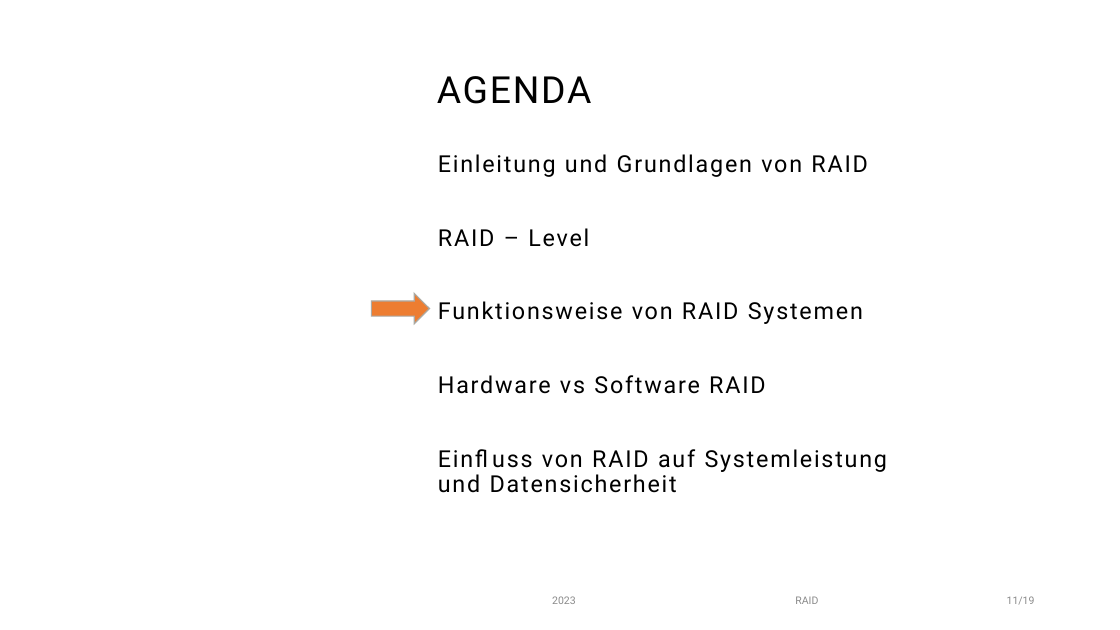
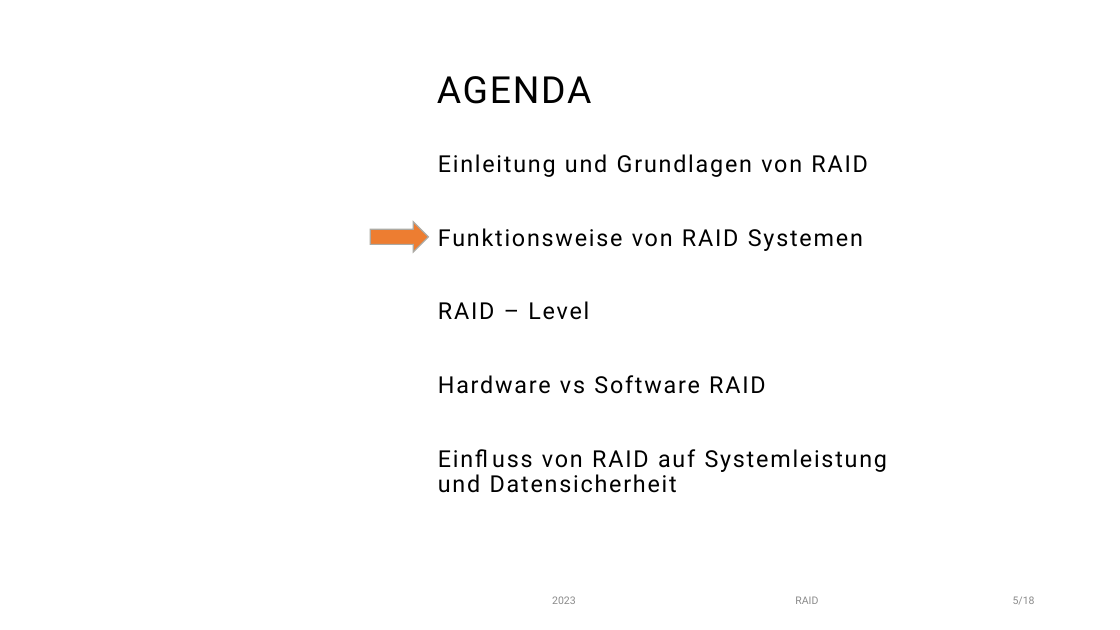
Before and after one commit to FyndetNeo/MultiMediDeutsch, a slide deck: slide 6 of RaidStand-15.01.24-v3.pptx (slide 12 before the commit). Drawn at 1120x630 pixels with LibreOffice and Linux fonts; fonts in the diff are those of the drawing; background and template pictures are left out. Boxes give left, top, right and bottom in pixels: in the first picture for what was removed or moved away, otherwise in the second. Text is boxed around its words. In the diff, an @@ line names an element or a change of style, - is before the commit and + after.

```diff
--- a/RaidStand-15.01.24-v3.pptx
+++ b/RaidStand-15.01.24-v3.pptx
@@ right arrow: place and size @@
-right arrow at [371,293,429,323]
+right arrow at [371,222,429,252]
@@ text at [438,228,863,251]: paragraph added @@
+Funktionsweise von RAID Systemen
@@ text at [438,301,863,324]: paragraph removed @@
-Funktionsweise von RAID Systemen
@@ text at [1013,596,1035,604]: text changed @@
-11/19
+5/18
```
Also in this commit, not shown: 17 other slides changed, 1 slide removed.
